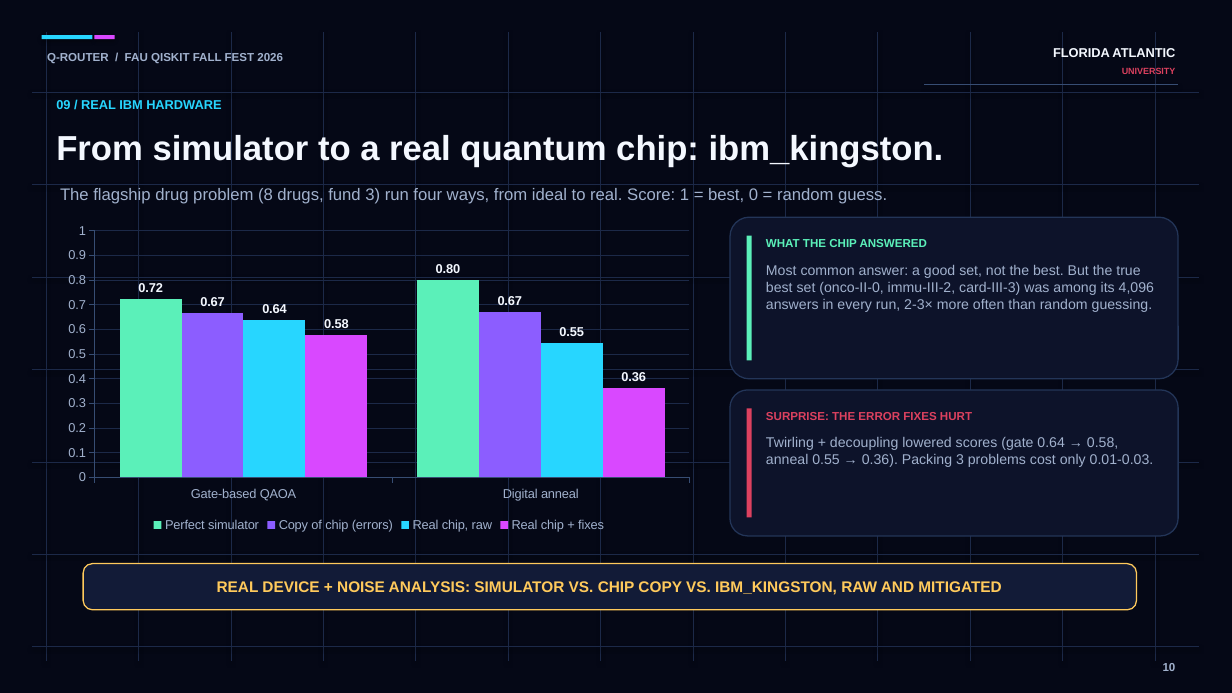
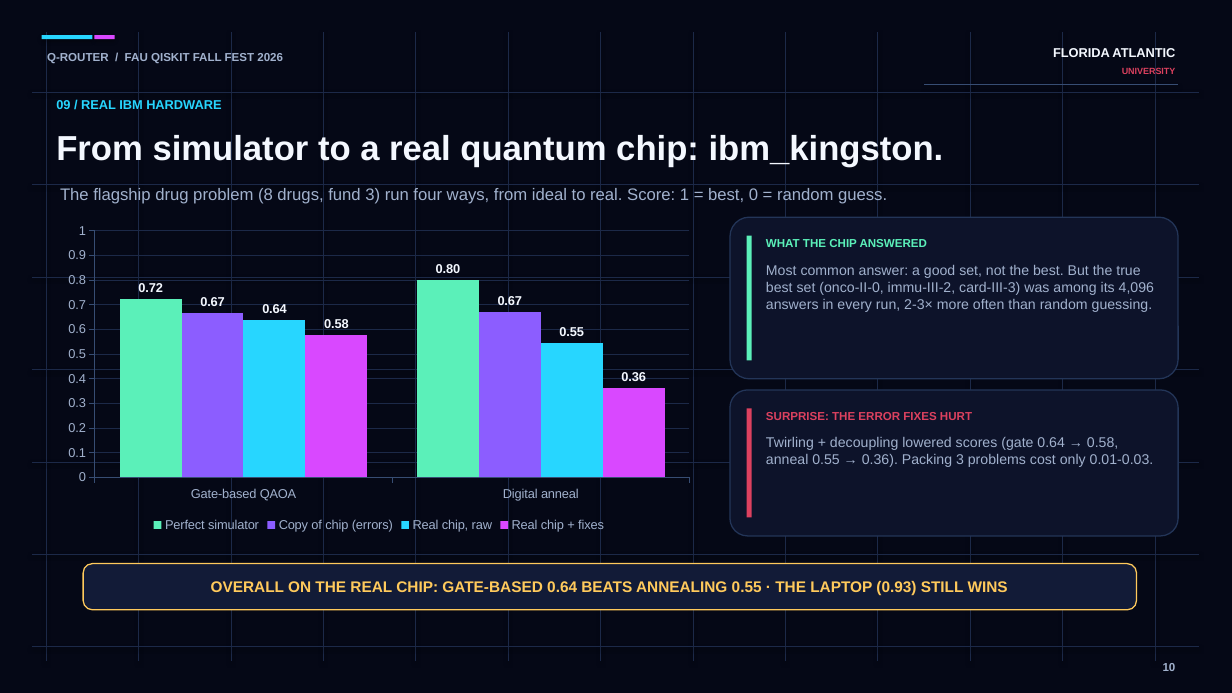
Before and after one commit to gurramn2025-cloud/q-router, a slide deck: slide 10 of slides/Q-Router_presentation.pptx. Drawn at 1232x693 pixels with LibreOffice and Linux fonts; fonts in the diff are those of the drawing. Boxes give left, top, right and bottom in pixels: in the first picture for what was removed or moved away, otherwise in the second. Text is boxed around its words. In the diff, an @@ line names an element or a change of style, - is before the commit and + after.

```diff
--- a/slides/Q-Router_presentation.pptx
+++ b/slides/Q-Router_presentation.pptx
@@ text at bbox=[211, 581, 1008, 595]: text changed @@
-REAL DEVICE + NOISE ANALYSIS: SIMULATOR VS. CHIP COPY VS. IBM_KINGSTON, RAW AND MITIGATED
+OVERALL ON THE REAL CHIP: GATE-BASED 0.64 BEATS ANNEALING 0.55 · THE LAPTOP (0.93) STILL WINS
```
Also in this commit, not shown: 3 other slides changed.
